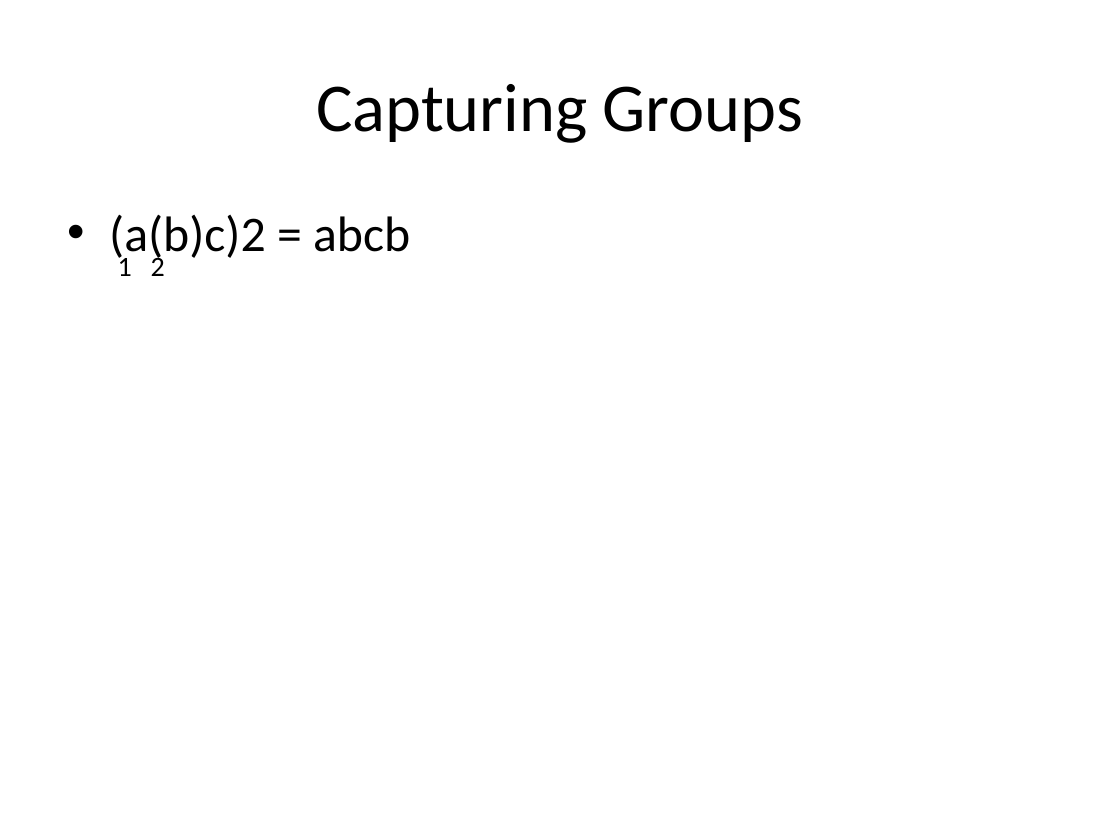
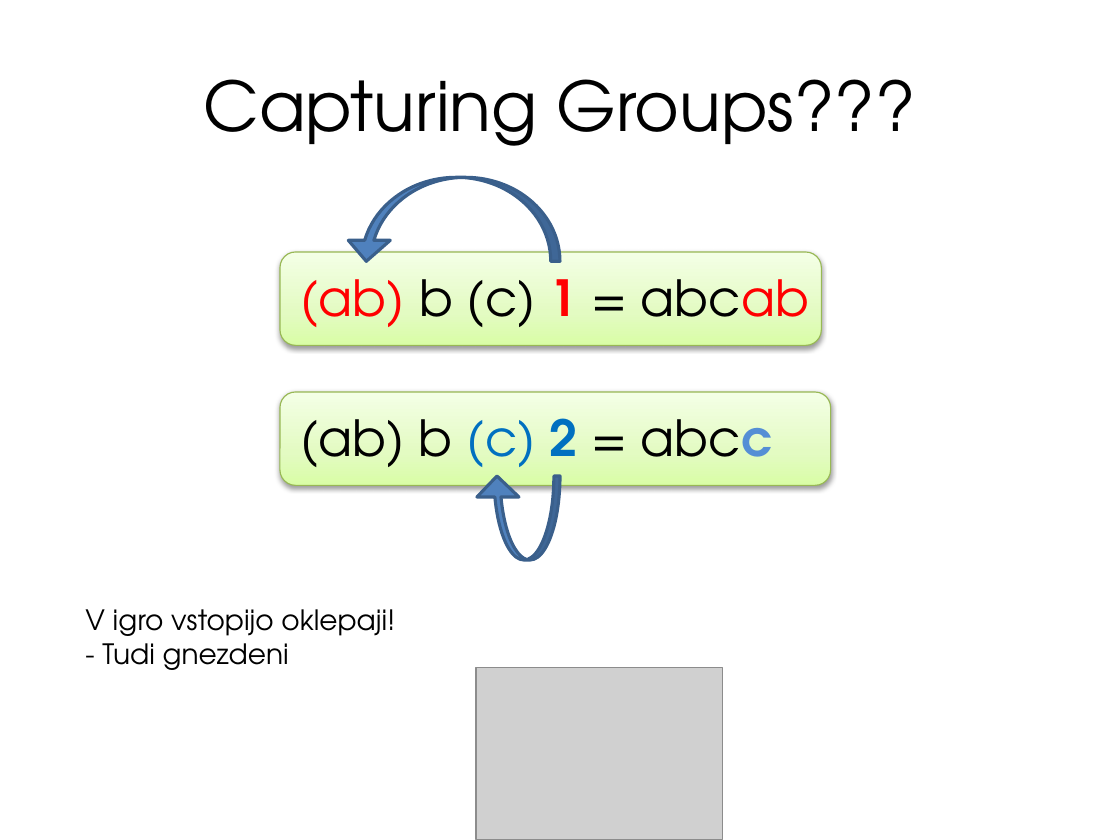
Before and after one commit to tadeboro/reglang, a slide deck: slide 22 of presentation/RegexRangers.pptx (slide 15 before the commit). Drawn at 1120x840 pixels with LibreOffice and Linux fonts; fonts in the diff are those of the drawing; grey boxes stand for pictures. Boxes give left, top, right and bottom in pixels: in the first picture for what was removed or moved away, otherwise in the second. Text is boxed around its words. In the diff, an @@ line names an element or a change of style, - is before the commit and + after.

Commit message:
Presentation with pictures

```diff
--- a/presentation/RegexRangers.pptx
+++ b/presentation/RegexRangers.pptx
@@ title at [203,79,916,146]: text changed; font Calibri to TeX Gyre Adventor @@
-Capturing Groups
+Capturing Groups???
@@ curved up arrow added at [345,177,560,261], fill #4F81BD, outline #3A5F8C 2 pt @@
@@ text removed at [118,252,165,276] @@
-1 2
@@ rounded rectangle added at [280,252,821,345], fill gradient #DAFDA7 to #E4FCC2 to #F5FFE7, outline #98B955 0.75 pt @@
@@ text at [301,262,809,327]: text changed; font Calibri to TeX Gyre Adventor @@
-• (a(b)c)2 = abcb
+(ab) b (c) 1 = abcab
@@ rounded rectangle added at [280,392,831,485], fill gradient #DAFDA7 to #E4FCC2 to #F5FFE7, outline #98B955 0.75 pt @@
@@ text added at [301,418,773,479], 32 pt, text #000000 @@
+(ab) b (c) 2 = abcc
@@ curved up arrow added at [476,476,560,560], fill #4F81BD, outline #3A5F8C 2 pt @@
@@ text added at [85,609,395,670], 18 pt, text #000000 @@
+V igro vstopijo oklepaji!
+- Tudi gnezdeni
@@ picture added at [476,668,722,840] @@
```
Also in this commit, not shown: 15 other slides changed, 12 slides added, 4 slides removed, 21 other files.
